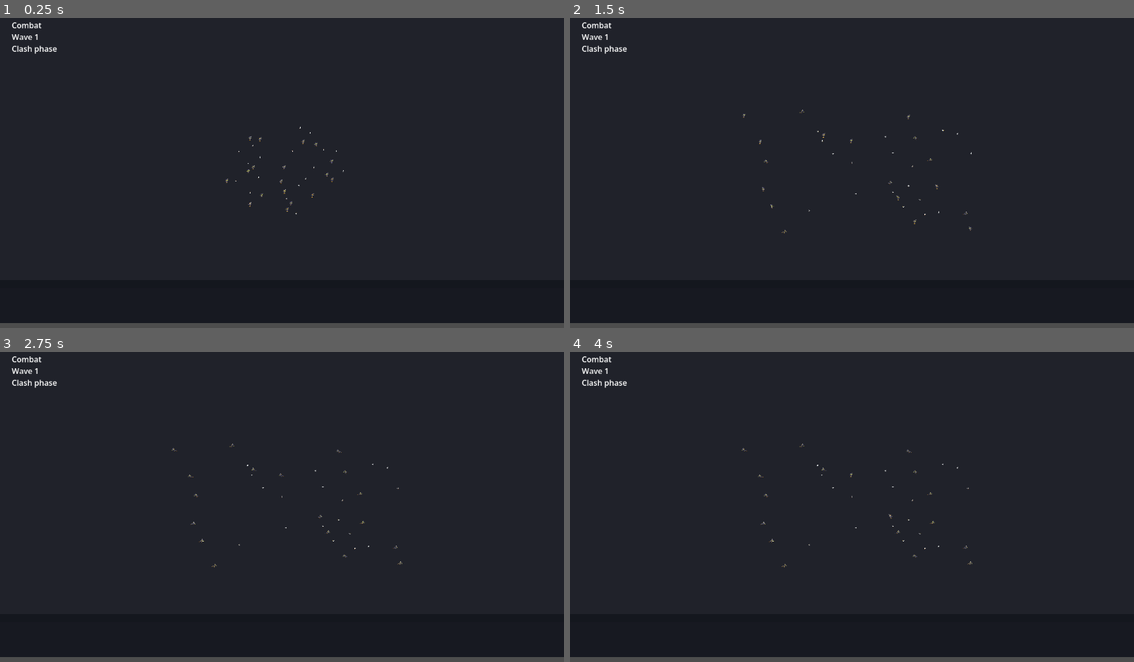
Above: before the commit, frames 1-4 (two rows, left to right).
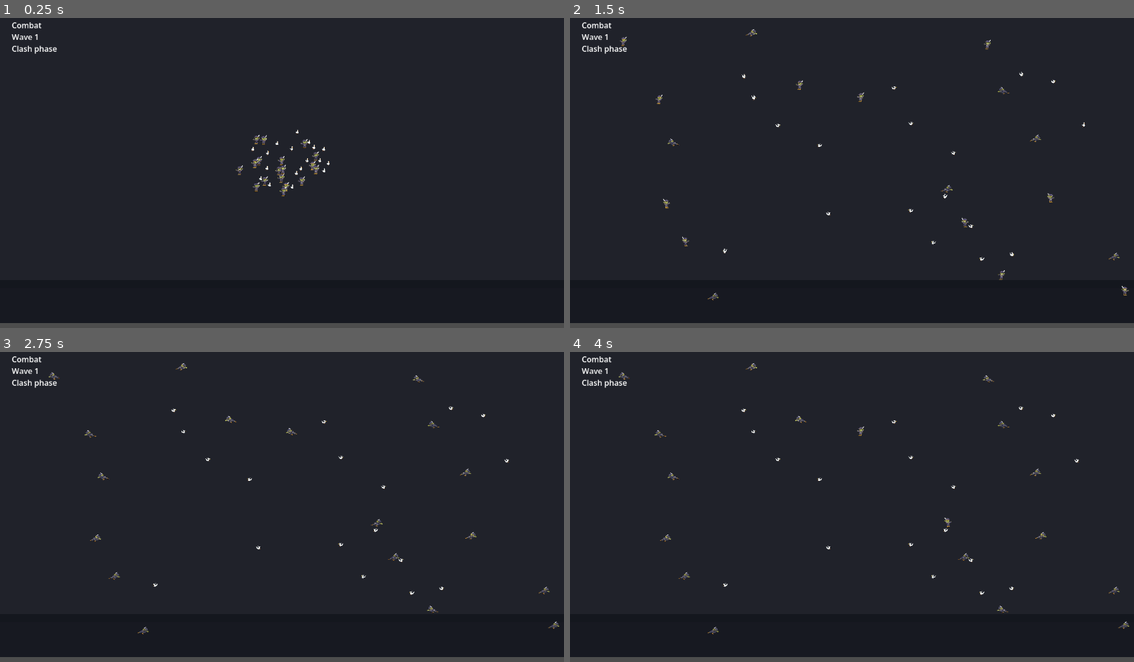
Above: after the commit, the same moments.

Repository: changingzhao-cpu/demo
Game: Godot game, scene res://scenes/main/main_scene.tscn
Same seed, same stepped clock (60 frames per second), same inputs: the game is played once before the commit and once after it.
Inputs (mouse positions are in pixels of both pictures, inside the frame that each line leads up to):
- Up to frame 1 (0.25 s): no input
- Up to frame 2 (1.5 s): tap Enter at 0.5, 0.6 s; move the mouse to (976, 154) at 0.52 s; click (976, 154) at 0.67 s; move the mouse to (739, 185) at 1.27 s; tap Keypad Enter at 1.35 s; click (739, 185) at 1.42 s
- Up to frame 3 (2.75 s): move the mouse to (338, 435) at 2.02 s; tap Enter at 2.1 s; click (338, 435) at 2.17 s
- Up to frame 4 (4 s): tap Space at 2.75 s; move the mouse to (823, 565) at 2.77 s; tap Keypad Enter at 2.85 s; click (823, 565) at 2.92 s; move the mouse to (1021, 550) at 3.52 s; tap Enter at 3.6 s; click (1021, 550) at 3.67 s

The runs differ from the first frame. In frame 1, 0.5% of the frame differs, in the area x 39-61%, y 35-64%; in frame 2, 0.6%, in the area x 8-100%, y 3-92%; in frame 3, 0.6%; in frame 4, 0.6%.

Commit message:
Make initialization framing and unit size changes clearly visible.
Aggressively tighten the opening layout, move the framing closer, and enlarge base unit scales so first-frame changes are obvious in the screenshot.

Co-Authored-By: Claude Sonnet 4.6 (1M context) <noreply@anthropic.com>

Diff:
--- a/scripts/battle/battle_scene_runtime.gd
+++ b/scripts/battle/battle_scene_runtime.gd
@@ -1,12 +1,12 @@
 extends Node2D
 
 const EffectPoolScript = preload("res://scripts/presentation/effect_pool.gd")
-const SCREEN_CENTER := Vector2(640.0, 408.0)
-const SCREEN_SCALE := Vector2(28.0, 20.0)
+const SCREEN_CENTER := Vector2(640.0, 392.0)
+const SCREEN_SCALE := Vector2(62.0, 44.0)
 const INIT_DISPLAY_COUNT := 36
-const INIT_REGION_RADIUS := Vector2(132.0, 88.0)
-const INIT_MIN_DISTANCE := 12.0
-const INIT_JITTER := 5.0
+const INIT_REGION_RADIUS := Vector2(96.0, 64.0)
+const INIT_MIN_DISTANCE := 8.0
+const INIT_JITTER := 3.0
 const INIT_HOLD_SECONDS := 1.2
 
 @onready var _controller = $BattleController
@@ -133,7 +133,7 @@
 	_initial_layout_positions.clear()
 	if _controller == null or not _controller.has_method("get_visible_entity_screen_payloads"):
 		return
-	var payloads: Array = _controller.call("get_visible_entity_screen_payloads", INIT_DISPLAY_COUNT, SCREEN_CENTER, Vector2(44.0, 31.0))
+	var payloads: Array = _controller.call("get_visible_entity_screen_payloads", INIT_DISPLAY_COUNT, SCREEN_CENTER, SCREEN_SCALE)
 	var placed_points: Array[Vector2] = []
 	for payload in payloads:
 		var entity_id := int(payload.get("entity_id", -1))
@@ -166,7 +166,7 @@
 func _apply_initial_layout_to_views() -> void:
 	if _controller == null:
 		return
-	var payloads: Array = _controller.call("get_visible_entity_screen_payloads", _unit_layer.get_child_count(), SCREEN_CENTER, Vector2(44.0, 31.0))
+	var payloads: Array = _controller.call("get_visible_entity_screen_payloads", _unit_layer.get_child_count(), SCREEN_CENTER, SCREEN_SCALE)
 	for payload in payloads:
 		var entity_id := int(payload.get("entity_id", -1))
 		if entity_id == -1:
--- a/scripts/presentation/unit_view.gd
+++ b/scripts/presentation/unit_view.gd
@@ -19,8 +19,8 @@
 const SOLDIER_ATTACK_TEXTURE = preload("res://assets/battle/units/soldier_attack.png")
 const GOOSE_IDLE_TEXTURE = preload("res://assets/battle/units/goose_idle.png")
 const GOOSE_ATTACK_TEXTURE = preload("res://assets/battle/units/goose_attack.png")
-const SOLDIER_SCALE := Vector2(0.1, 0.1)
-const GOOSE_SCALE := Vector2(0.042, 0.042)
+const SOLDIER_SCALE := Vector2(0.22, 0.22)
+const GOOSE_SCALE := Vector2(0.11, 0.11)
 
 const VISUAL_STATE_IDLE := 0
 const VISUAL_STATE_ATTACK := 1
